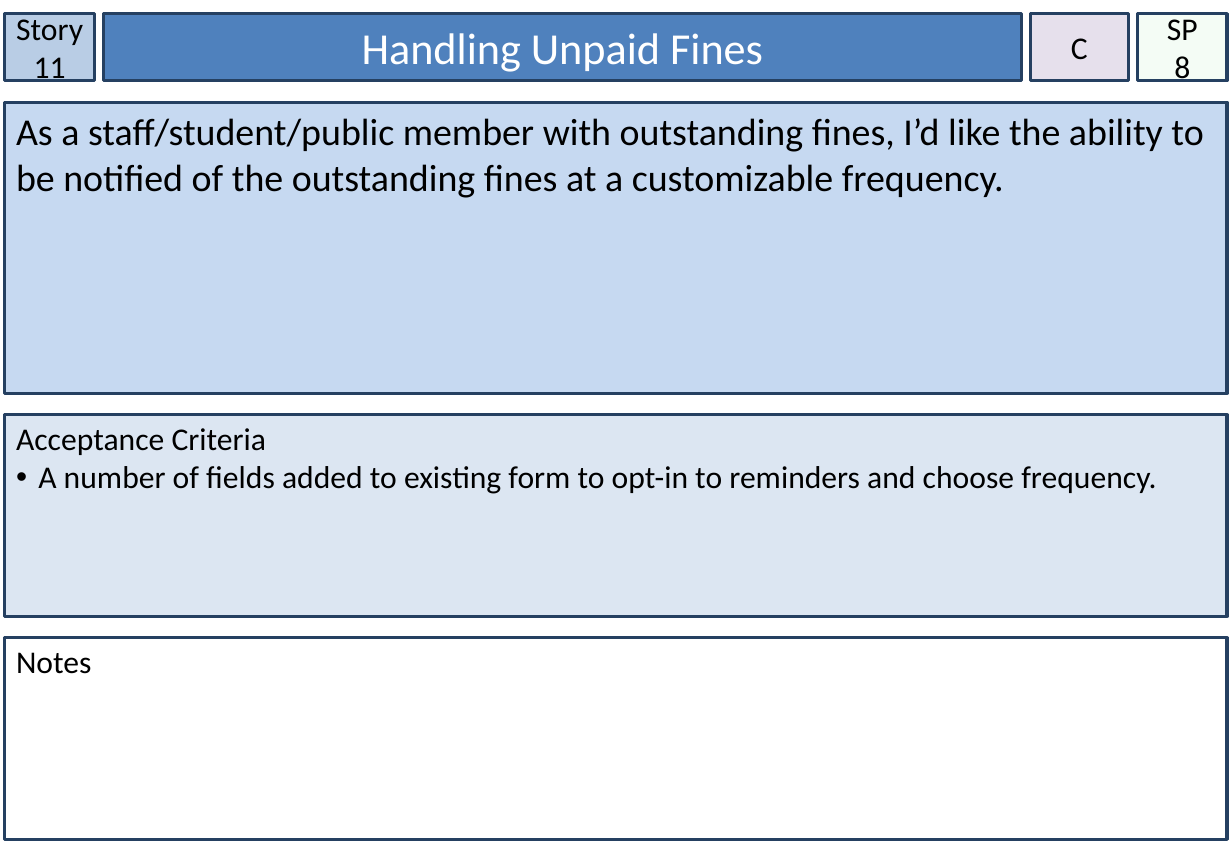
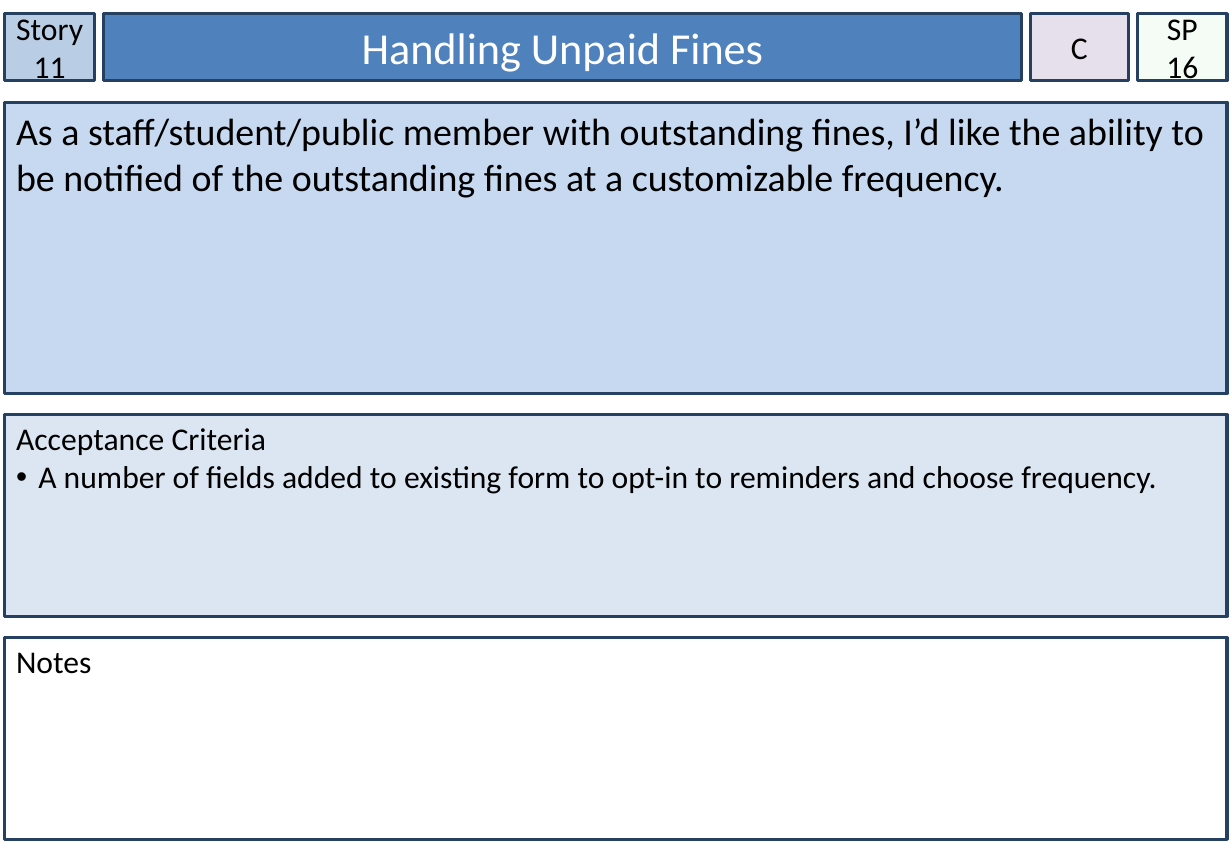
Before and after one commit to knich17/ParkingPermits, a slide deck: slide 12 of Assessment/Story Cards.pptx. Drawn at 1232x853 pixels with LibreOffice and Linux fonts; fonts in the diff are those of the drawing. Boxes give left, top, right and bottom in pixels: in the first picture for what was removed or moved away, otherwise in the second. Text is boxed around its words. In the diff, an @@ line names an element or a change of style, - is before the commit and + after.

```diff
--- a/Assessment/Story Cards.pptx
+++ b/Assessment/Story Cards.pptx
@@ text in rectangle at [1166,56,1198,82]: text changed @@
-8
+16
```
Also in this commit, not shown: 6 other slides changed, 1 other file.
